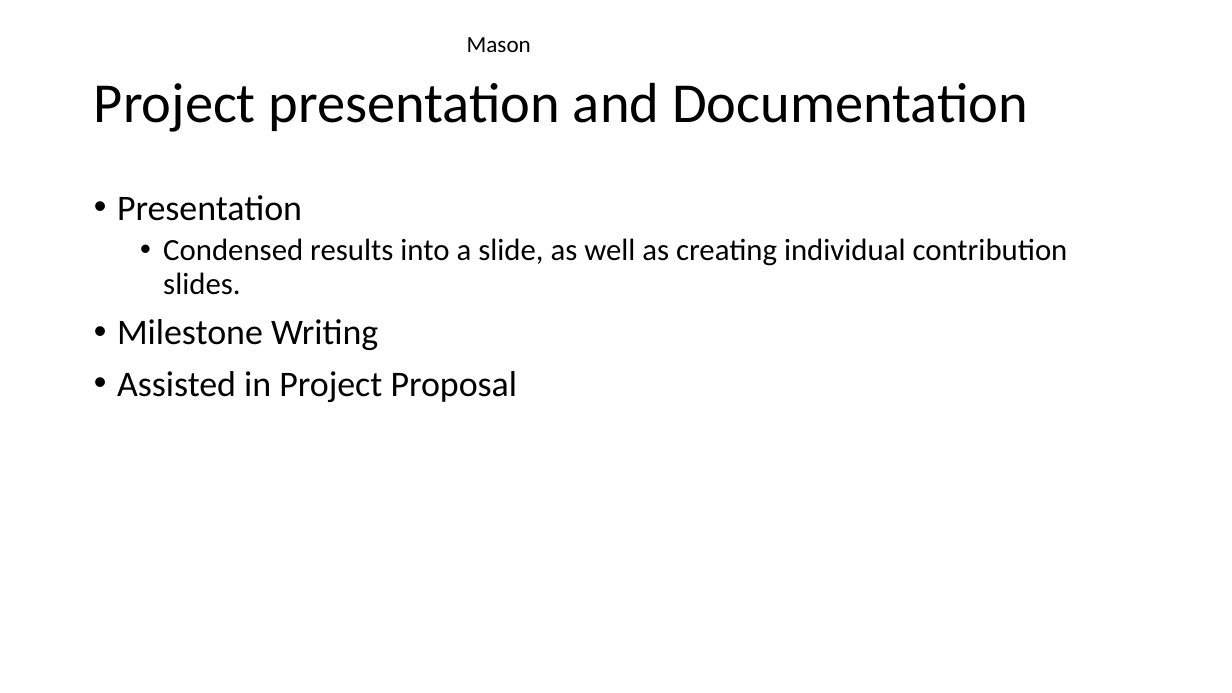
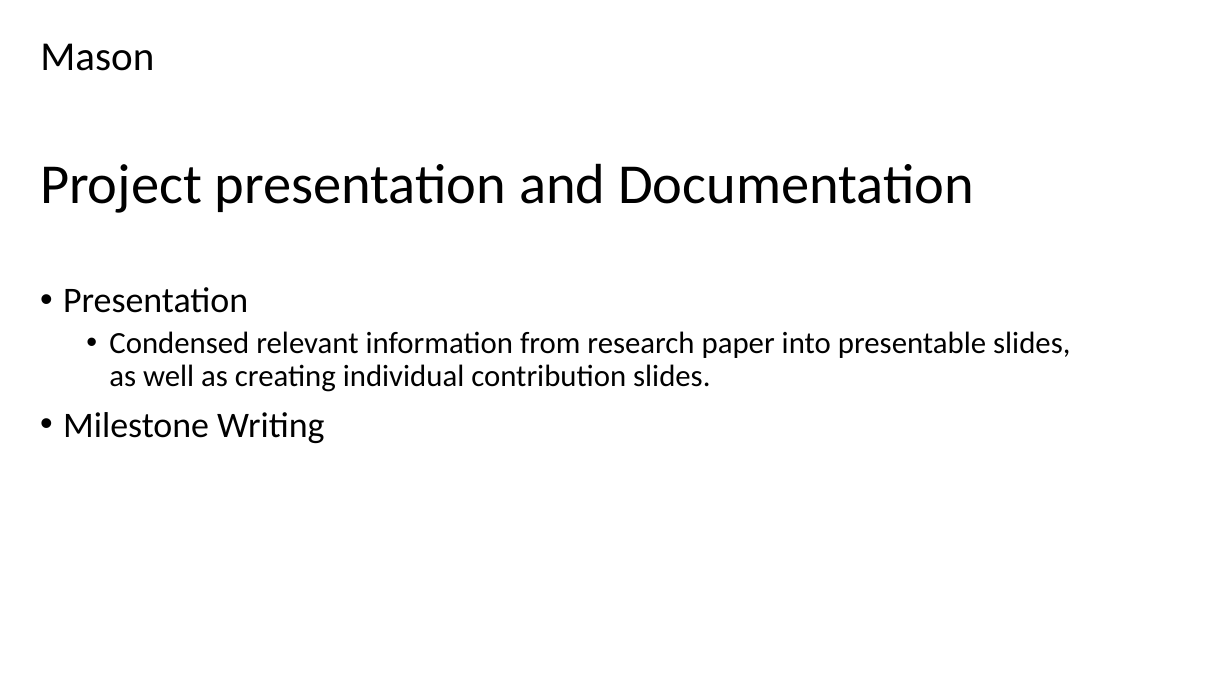
Before and after one commit to Hennakhan/S20-team8-project, a slide deck: slide 13 of Project_Presentation.pptx (slide 11 before the commit). Drawn at 1232x693 pixels with LibreOffice and Linux fonts; fonts in the diff are those of the drawing; background and template pictures are left out. Boxes give left, top, right and bottom in pixels: in the first picture for what was removed or moved away, otherwise in the second. Text is boxed around its words. In the diff, an @@ line names an element or a change of style, - is before the commit and + after.

Commit message:
Adding Project Presentation

```diff
--- a/Project_Presentation.pptx
+++ b/Project_Presentation.pptx
@@ text "Mason": place and size @@
-text "Mason" at (467, 37, 531, 52)
+text "Mason" at (40, 43, 154, 71)
@@ text "Mason" at (40, 43, 154, 71): size 18 to 32 pt @@
@@ title "Project presentation and Documentation": place and size @@
-title "Project presentation and Documentation" at (94, 82, 1028, 132)
+title "Project presentation and Documentation" at (40, 163, 974, 213)
@@ text "Presentation": place and size @@
-text "Presentation" at (117, 195, 1068, 402)
+text "Presentation" at (63, 287, 1070, 443)
@@ text at (109, 331, 1070, 392): text changed @@
-  • Condensed results into a slide, as well as creating individual contribution slides.
+  • Condensed relevant information from research paper into presentable slides, as well as creating individual contribution slides.
@@ text at (117, 371, 518, 402): paragraph removed @@
-• Assisted in Project Proposal
```
Also in this commit, not shown: 9 other slides changed, 5 slides added, 3 slides removed, 1 other file.
